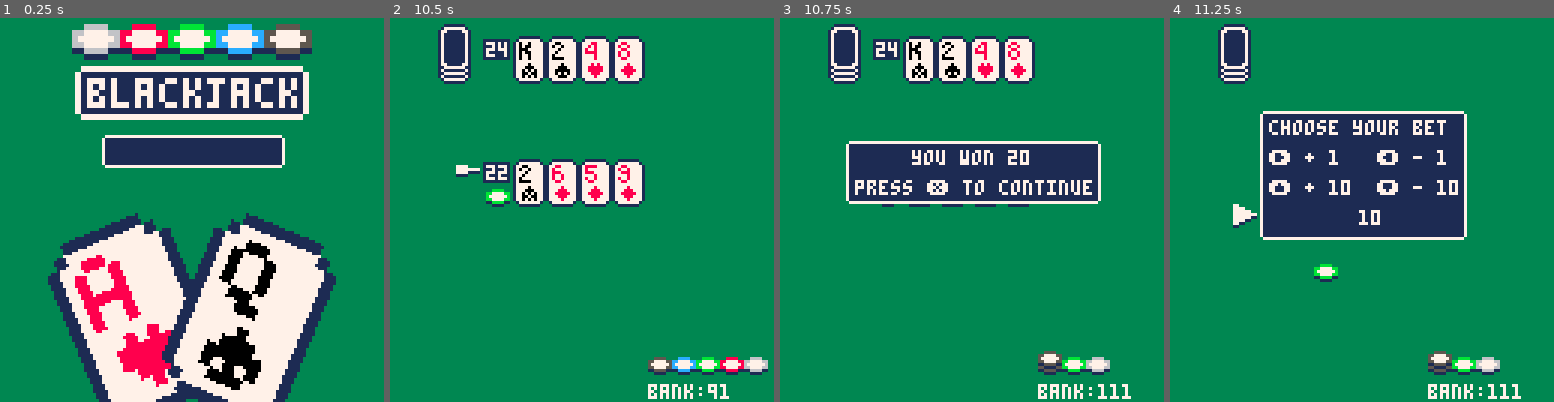
Above: before the commit, frames 1-4 (left to right).
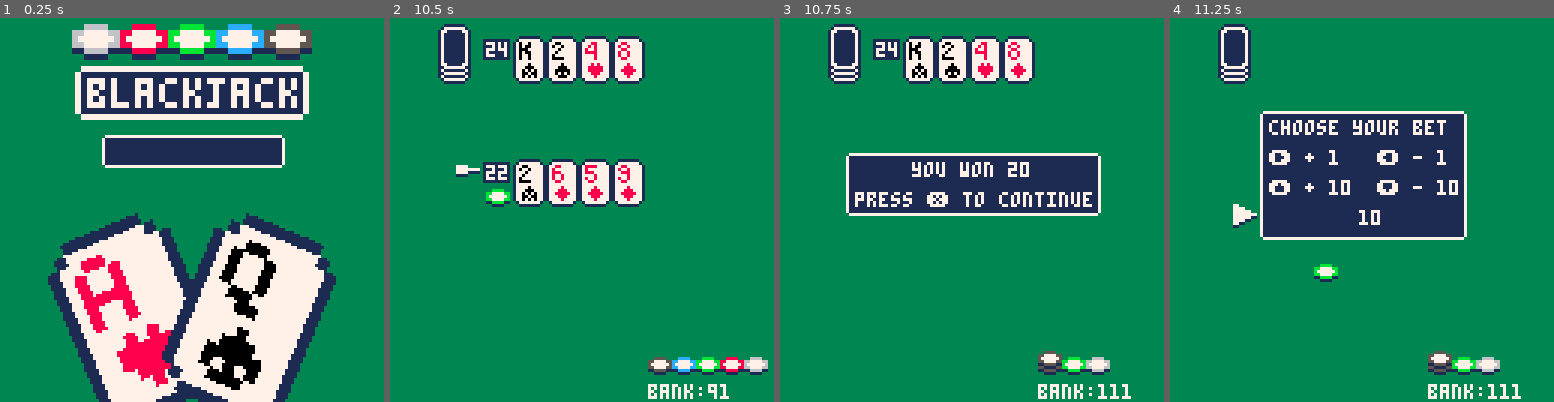
Above: after the commit, the same moments.

Repository: UA-koval/blackjack-pico-8
Game: PICO-8 cartridge blackjack.p8
Same seed, same stepped clock (60 frames per second), same inputs: the game is played once before the commit and once after it.
Inputs:
- Up to frame 1 (0.25 s): no input
- Up to frame 2 (10.5 s): tap O (Z key) at 0.33, 1.07, 2.22, 3.72, 5.22, 6.72, 8.22, 9.72 s; tap Down at 0.7 s; tap X (X key) at 1.43, 2.07, 2.82, 3.57, 4.32, 5.07, 5.82, 6.57, 7.32, 8.07, 8.82, 9.57, 10.32 s; hold Up 1.97-2.63 s; hold Right 2.68-3.02 s; hold Down 3.07-3.73 s; hold Left 3.78-4.12 s; hold Up 4.17-4.5 s; hold Left 4.55-5.05 s; hold Right 5.1-5.93 s; hold Up 5.98-6.65 s; hold Right 6.7-7.03 s; hold Down 7.08-7.75 s; hold Left 7.8-8.13 s; hold Up 8.18-8.52 s; hold Left 8.57-9.07 s; hold Right 9.12-9.95 s; hold Up from 10 s (still down)
- Up to frame 3 (10.75 s): release Up at 10.67 s; hold Right from 10.72 s (still down)
- Up to frame 4 (11.25 s): release Right at 11.05 s; tap X (X key) at 11.07 s; hold Down from 11.1 s (still down); tap O (Z key) at 11.22 s

Frames 1-2 are identical in both runs. In frame 3, 6.8% of the frame differs, in the area x 17-84%, y 32-52%; in frame 4, nothing differs.

Commit message:
Progress

Diff:
--- a/blackjack.p8
+++ b/blackjack.p8
@@ -6,9 +6,6 @@
 
 -- todo:
 --
--- - give card on split
---   automatically
---
 --
 -- low-priority:
 
@@ -16,14 +13,15 @@
 --   table of gamestages again
 
 -- game logic vars
+shiva_mode = true
 bets = {0}
 bank = 101
 hands= {{}}
 active_hand=1
 dealer = {}
 fold = false
-blackjacks={false,false}
-game_results={0,0}
+blackjacks={false,false,false,false}
+game_results={0,0,0,0}
 payout=0
 
 -- technical vars
@@ -45,7 +43,7 @@
 betmenux=31   betmenuy=32
 betsizex=66   betsizey=40
 -- game result window
-endscreenx=23 endscreeny=32
+endscreenx=23 endscreeny=46
 endscreensx=82 endscreensy=18
 
 -- graphics vars
@@ -240,7 +238,6 @@
 
 function draw_game_result_window()
 
-endscreeny+=active_hand*10
 -- window background
 draw_window(endscreenx,endscreeny,
 							endscreensx,endscreensy)
@@ -263,7 +260,6 @@
  print("draw!",endscreenx+32,endscreeny+2,7)
 end
 print("press ❎ to continue",endscreenx+2,endscreeny+10+2,7)
-endscreeny-=active_hand*10
 
 end -- draw_game_result_window()
 
@@ -292,7 +288,8 @@
 
 for n,hand in pairs(hands) do
 	-- bets
-	draw_chips(handx+10,(handy+12)+n*16,bets[active_hand],true)
+	draw_chips(handx+10,
+	(handy+12)+n*16,bets[n],true)
  -- counters
  rectfill(handx+1,(handy+1)+n*16,handx+9,(handy+7)+n*16,1)
 	print(count_score(hand),handx+2,(handy+2)+n*16,7)
@@ -329,7 +326,10 @@
 print("gmrslt:",0,32,7)
 print("bjs:",0,40,7)
 print("bets:",0,48,7)
-
+if #hands[active_hand]>1 then
+print(hands[active_hand][1][1],0,56,7)
+print(hands[active_hand][2][1],0,64,7)
+end
 for n,hand in pairs(hands) do
  print(count_score(hand),16+n*16,24,7)
  print(game_results[n],16+n*16,32,7)
@@ -481,7 +481,9 @@
  	next_hand()
  elseif item == 2 then -- fold
   if #hands==1 then
-	 	fold=true
+	 fold=true
+	 game_results[active_hand]=1
+	 stage=5
 	 end
 
  elseif item == 3 then -- double
@@ -494,12 +496,19 @@
 	  or bank<bets[1]
 	  or #hands>3
  	 then return end
+ 	if hands[active_hand][1][1]!=
+ 	   hands[active_hand][2][1]
+ 	and not shiva_mode then
+ 	return	end
+
   add(hands,{})
   add(hands[#hands],
   hands[active_hand][2])
   del(hands[active_hand],hands[active_hand][2])
   bank-=bets[1]
-  add(bets,bets[1])
+  add(bets,bets[active_hand])
+  hit(hands[active_hand])
+  hit(hands[#hands])
  end
 
 end -- menu selector
@@ -520,7 +529,7 @@
 for n,hand in pairs(hands) do
 if game_results[n] !=1 and
 	count_score(dealer) <= 21 and
-	blackjacks[active_hand]==false then
+	blackjacks[active_hand]!=true then
 	diff = count_score(hand) -
 	       count_score(dealer)
 	if diff>0 then
